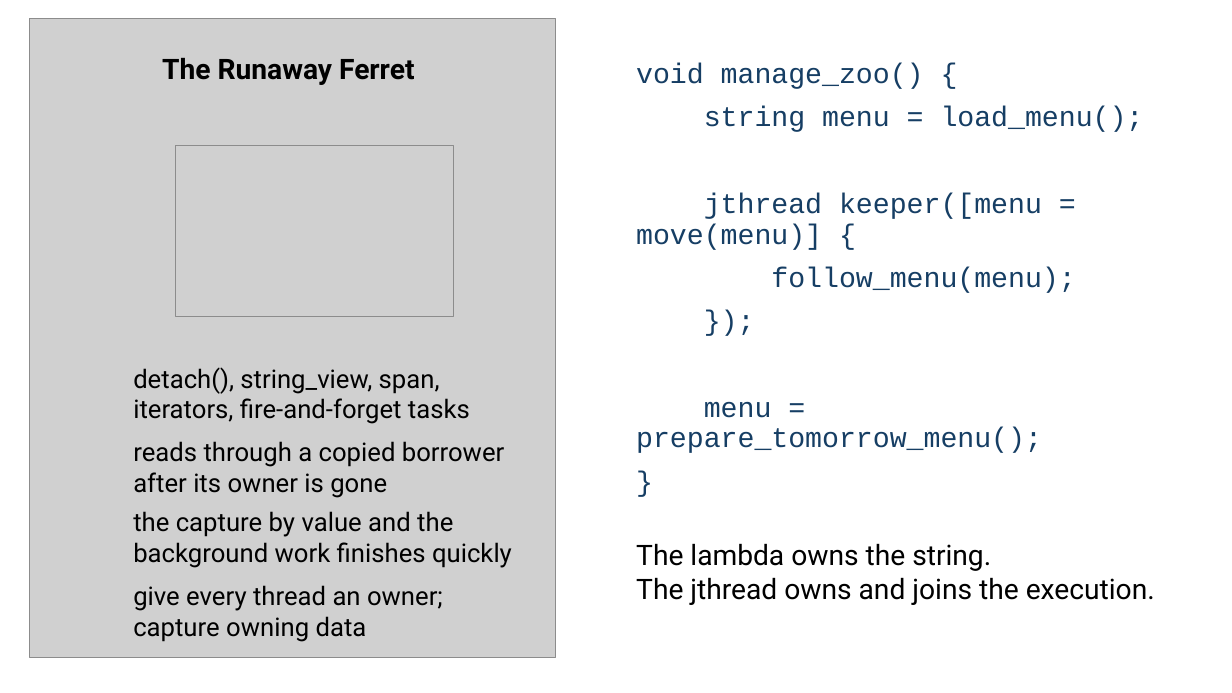
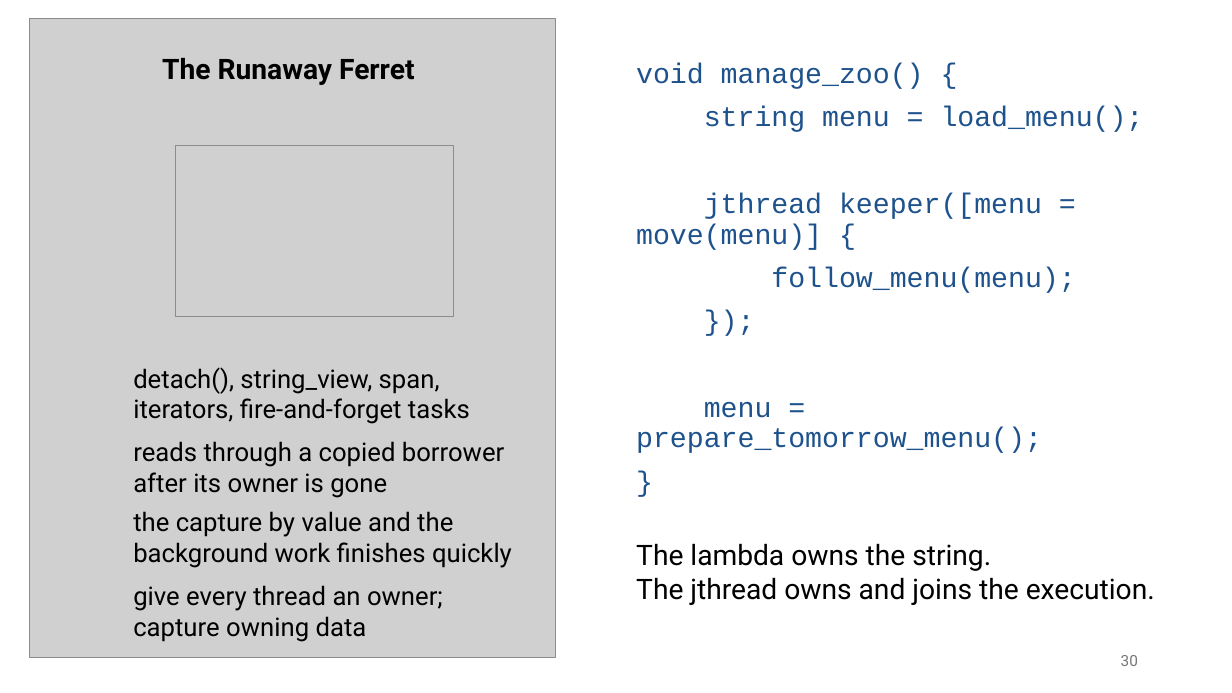
Before and after one commit to EmptySquareBubble/once_upon_a_thread, a slide deck: slide 30 of slides/Once Upon a Thread.pptx (slide 31 before the commit). Drawn at 1232x693 pixels with LibreOffice and Linux fonts; fonts in the diff are those of the drawing; grey boxes stand for pictures; background and template pictures are left out. Boxes give left, top, right and bottom in pixels: in the first picture for what was removed or moved away, otherwise in the second. Text is boxed around its words. In the diff, an @@ line names an element or a change of style, - is before the commit and + after.

```diff
--- a/slides/Once Upon a Thread.pptx
+++ b/slides/Once Upon a Thread.pptx
@@ text "void manage_zoo() {" at (x1=636, y1=63, x2=1144, y2=453): text colour #163E64 to #1E528C @@
@@ page number added at (x1=1121, y1=655, x2=1138, y2=666), 12 pt, text #797979 @@
+30
```
Also in this commit, not shown: 61 other slides changed, 2 slides added, 3 slides removed.
